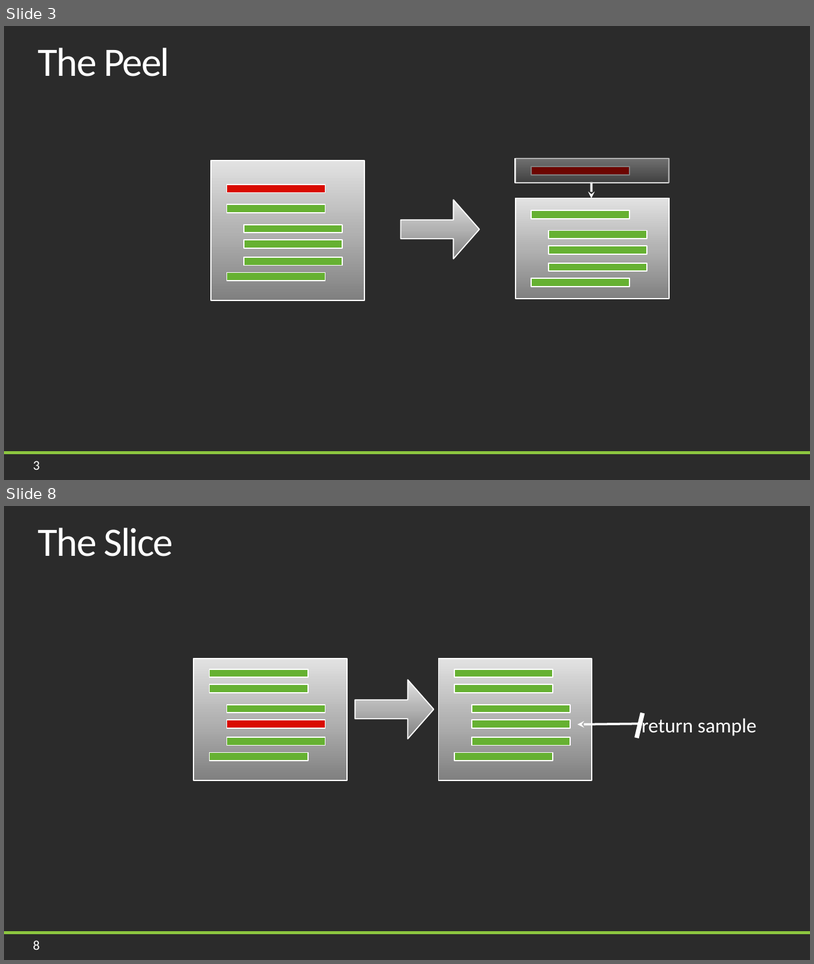
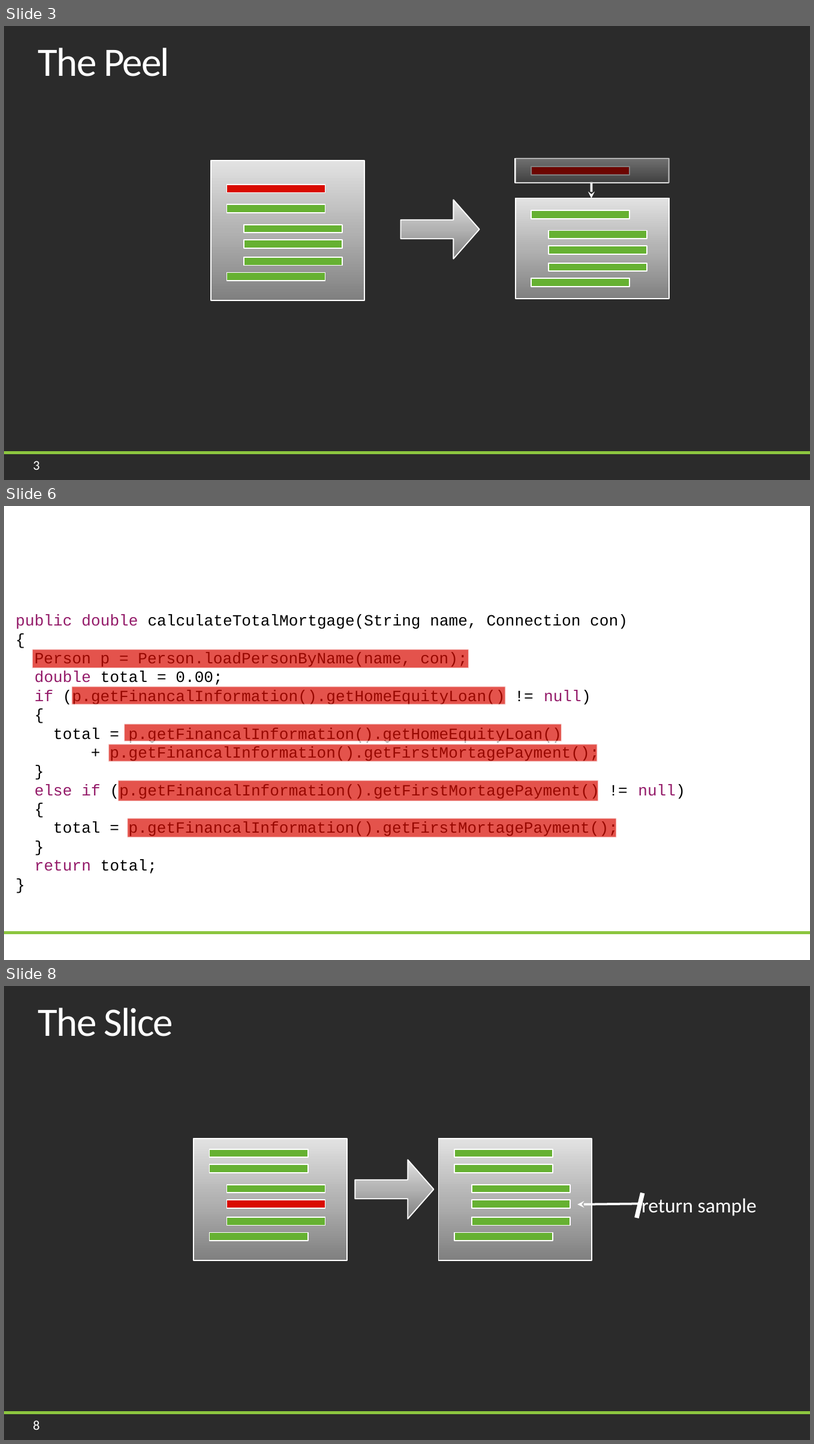
Before and after one commit to jason-kerney/PeelAndSlice, a slide deck: Documents/Slides.pptx. Shown one above the other, each under a label of ours: slides 3 and 8 before the commit, slides 3, 6 and 8 after it; the slides between them are not shown. The pictures are 814x964 and 814x1444 pixels, drawn with LibreOffice and Linux fonts; fonts in the diff are those of the drawing; background and template pictures are left out; a plain dark background stands for a picture behind light text. Boxes give left, top, right and bottom in pixels: in the first picture for what was removed or moved away, otherwise in the second. Text is boxed around its words. In the diff, an @@ line names an element or a change of style, - is before the commit and + after.

```diff
--- a/Documents/Slides.pptx
+++ b/Documents/Slides.pptx
@@ slide 6 added at (4, 506, 810, 960), background picture (left out); not listed: 2 template elements that a slide beside it also shows @@
@@ text added at (15, 615, 686, 873), 14 pt, text #000000 @@
+public double calculateTotalMortgage(String name, Connection con)
+{
+Person p = Person.loadPersonByName(name, con);
+double total = 0.00;
+if (p.getFinancalInformation().getHomeEquityLoan() != null)
+{
+total = p.getFinancalInformation().getHomeEquityLoan()
++ p.getFinancalInformation().getFirstMortagePayment();
+}
+else if (p.getFinancalInformation().getFirstMortagePayment() != null)
+{
+total = p.getFinancalInformation().getFirstMortagePayment();
+}
+return total;
+}
@@ rectangle added at (32, 649, 469, 668), fill #D90B00 at 70% opacity, outline #FFFFFF 1 pt @@
@@ rectangle added at (72, 687, 506, 705), fill #D90B00 at 70% opacity, outline #FFFFFF 1 pt @@
@@ rectangle added at (124, 724, 562, 741), fill #D90B00 at 70% opacity, outline #FFFFFF 1 pt @@
@@ rectangle added at (109, 744, 597, 762), fill #D90B00 at 70% opacity, outline #FFFFFF 1 pt @@
@@ rectangle added at (118, 780, 599, 801), fill #D90B00 at 70% opacity, outline #FFFFFF 1 pt @@
@@ rectangle added at (128, 818, 617, 837), fill #D90B00 at 70% opacity, outline #FFFFFF 1 pt @@
```
Also in this commit, not shown: 2 other slides added, 3 slides removed.
